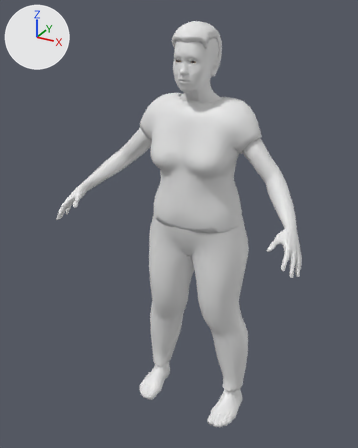
Renders of the glTF model corpos/corpo-idoso-f-gordo.glb from each side of a commit.
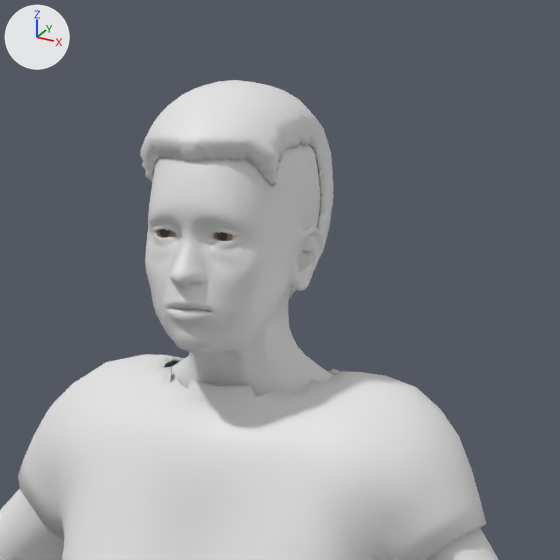
Old and new are each drawn whole from a 50 mm camera at (0.925, -1.751, 0.972) aimed at (-0.05, 0.022, 0.085) and again close up on the part from 38% to 79% of the width and 0% to 33% of the height. Lighting does not change. The marker at upper left points along +X, +Y and +Z. The last two pictures show the newer version. Vertices at exactly the same position are counted once.

In view in the first close-up: 'cabelo', 'camiseta', 'pele' and 1 more.
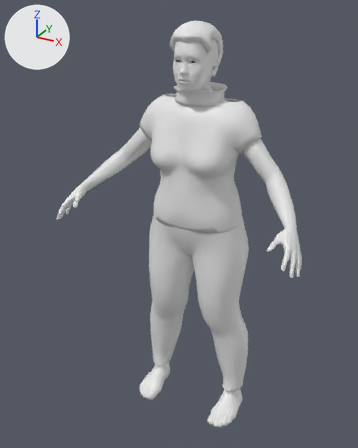
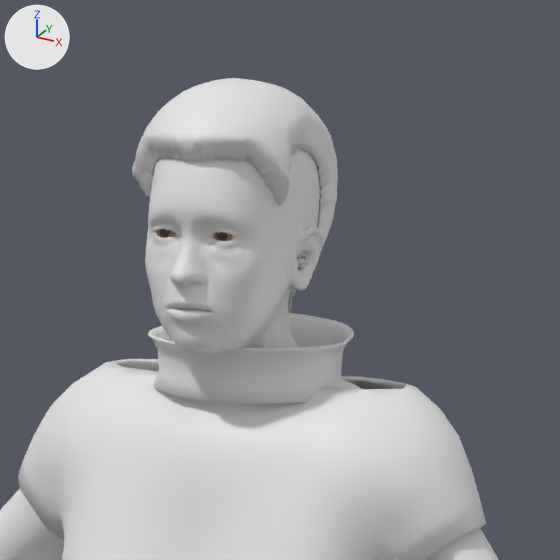
Boxes (x1, y1, x2, y2) around the edits, measured in the close-ups (560 x 560 px; the box of a moved part takes in the faces that stretch with it):
'camiseta', reshaped: before (18, 354, 486, 560); after (18, 359, 486, 560)
'cabelo', reshaped (6% wider, 24% taller): before (140, 80, 334, 297); after (132, 78, 338, 348)
'gola', added: after (148, 313, 354, 404)
part 1 of me_cabelo_029, added: after (297, 256, 306, 269)
part 2 of me_cabelo_029, moved or reshaped: before (140, 80, 334, 297); after (132, 78, 338, 348)
part 3 of me_camiseta_029, moved or reshaped: before (97, 354, 415, 405); after (97, 359, 415, 405)

The change, as a list of edits to the scene's bpy script:
```text
Change me_cabelo_029:
    used by ob_cabelo; location = (0.0, 0.0, 0.0)
    remove me_cabelo_029.from_pydata(...)  # 2252 vertices, 4500 faces; spans x -0.077..0.077, y -0.032..0.188, z 0.682..0.92
    add me_cabelo_029.from_pydata(...)  # 2282 vertices, 4500 faces; spans x -0.088..0.088, y -0.035..0.191, z 0.621..0.921
    me_cabelo_029 part 1: a new loose piece of 113 vertices spanning x 0.062..0.085, y 0.053..0.089, z 0.733..0.756
    me_cabelo_029 part 2: 10 vertices moved within x -0.062..0.062, y -0.012..0.182, z 0.746..0.855; 2158 vertices removed from x -0.077..0.077, y -0.032..0.188, z 0.682..0.92; 1960 vertices added at x -0.088..0.088, y -0.035..0.191, z 0.621..0.921
    other edits to the shape of me_cabelo_029 do not show in these pictures
Change me_camiseta_029:
    used by ob_camiseta; location = (0.0, 0.0, 0.0)
    remove me_camiseta_029.from_pydata(...)  # 1918 vertices, 3844 faces; spans x -0.276..0.276, y -0.065..0.252, z 0.094..0.635
    add me_camiseta_029.from_pydata(...)  # 1926 vertices, 3860 faces; spans x -0.276..0.276, y -0.065..0.252, z 0.094..0.626
    me_camiseta_029 part 3
    46 vertices are removed from x -0.146..0.146, y 0.064..0.153, z 0.623..0.635
    160 faces are deleted
    18 vertices move from x -0.116..0.116, y 0.034..0.168, z 0.623..0.63 to x -0.136..0.136, y 0.034..0.172, z 0.622..0.624
    54 vertices are added at x -0.176..0.176, y 0.061..0.161, z 0.622..0.626
    176 new faces join them
Add me_gola_029:
    me_gola_029.from_pydata(...)  # 480 vertices, 960 faces; spans x -0.111..0.111, y 0.014..0.198, z 0.612..0.681
Add ob_gola:
    ob_gola = bpy.data.objects.new('gola', me_gola_029)
    ob_gola.location = (0.0, 0.0, 0.0)
```
